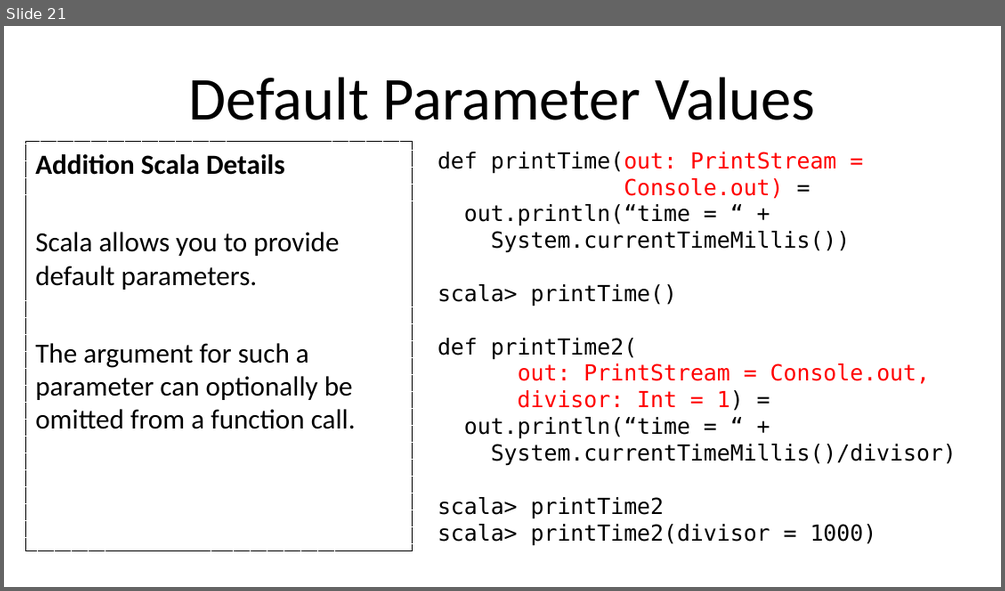
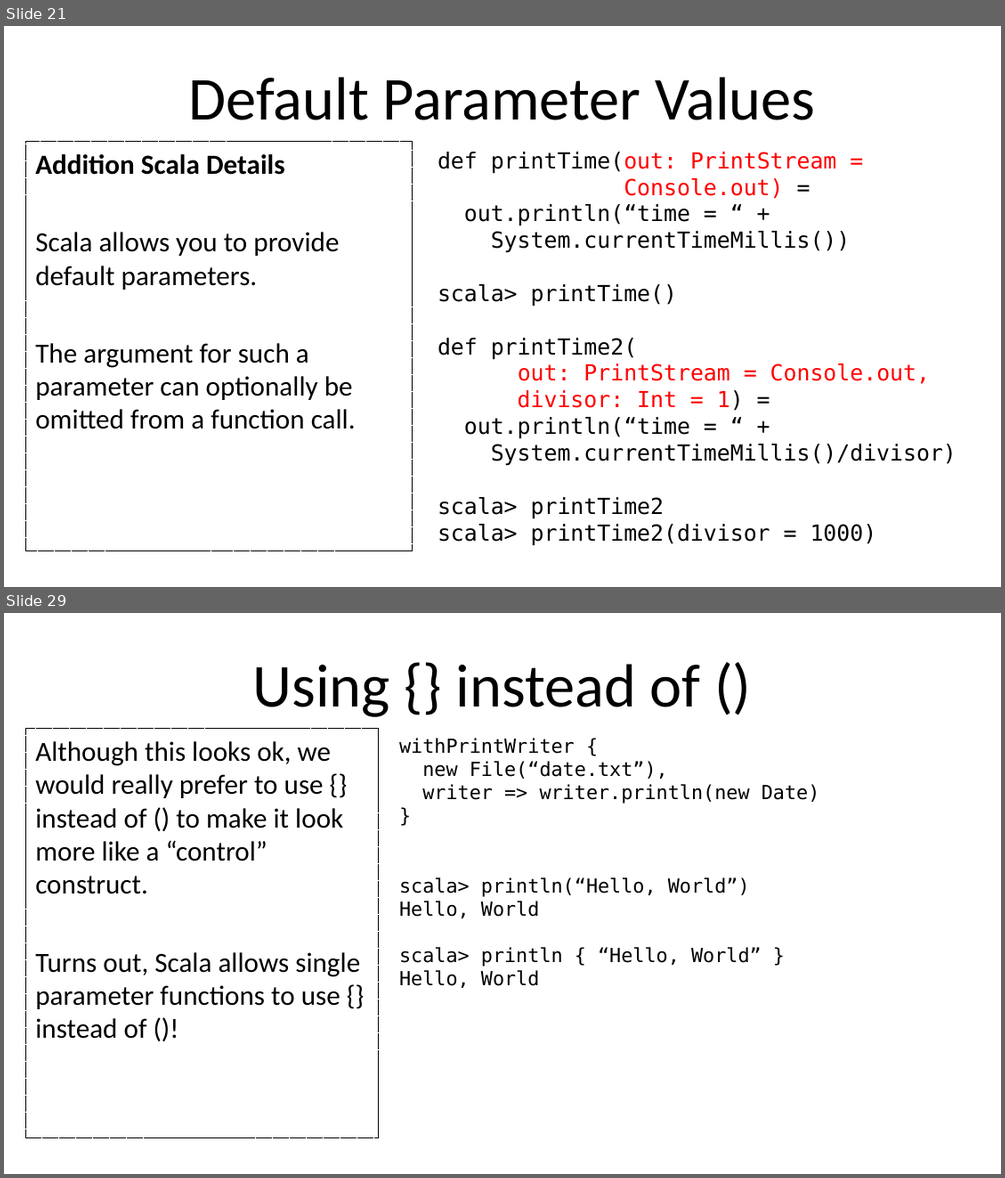
Before and after one commit to umass-cs-220/weekly-topic-control-abstraction, a slide deck: slides/control-abstraction.pptx. Shown one above the other, each under a label of ours: slide 21 before the commit, slides 21 and 29 after it; the slides between them are not shown. The pictures are 1005x591 and 1005x1178 pixels, drawn with LibreOffice and Linux fonts; fonts in the diff are those of the drawing; background and template pictures are left out. Boxes give left, top, right and bottom in pixels: in the first picture for what was removed or moved away, otherwise in the second. Text is boxed around its words. In the diff, an @@ line names an element or a change of style, - is before the commit and + after.

```diff
--- a/slides/control-abstraction.pptx
+++ b/slides/control-abstraction.pptx
@@ slide 29 added at (4,613,1001,1174), background #FFFFFF @@
@@ title added at (252,664,701,717), 44 pt, text #000000 @@
+Using {} instead of ()
@@ text added at (26,729,379,1138), outline #000000 0.75 pt dashed, 20 pt, text #000000 @@
+Although this looks ok, we would really prefer to use {} instead of () to make it look more like a “control” construct.
+Turns out, Scala allows single parameter functions to use {} instead of ()!
@@ text added at (399,738,820,988), 14 pt, text #000000 @@
+withPrintWriter {
+new File(“date.txt”),
+writer => writer.println(new Date)
+}
+scala> println(“Hello, World”)
+Hello, World
+scala> println { “Hello, World” }
+Hello, World
```
Also in this commit, not shown: 1 slide changed, 15 other slides added, 6 other files.
